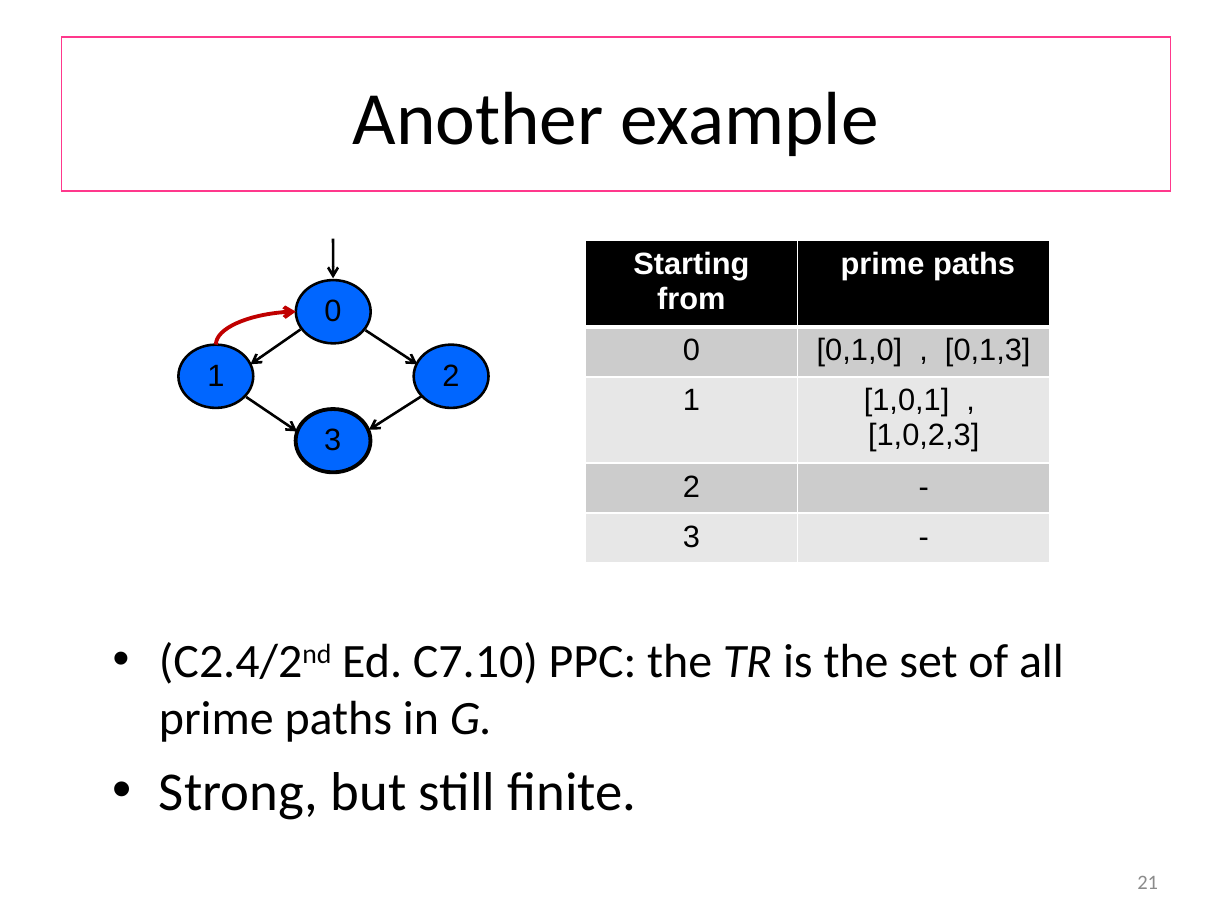
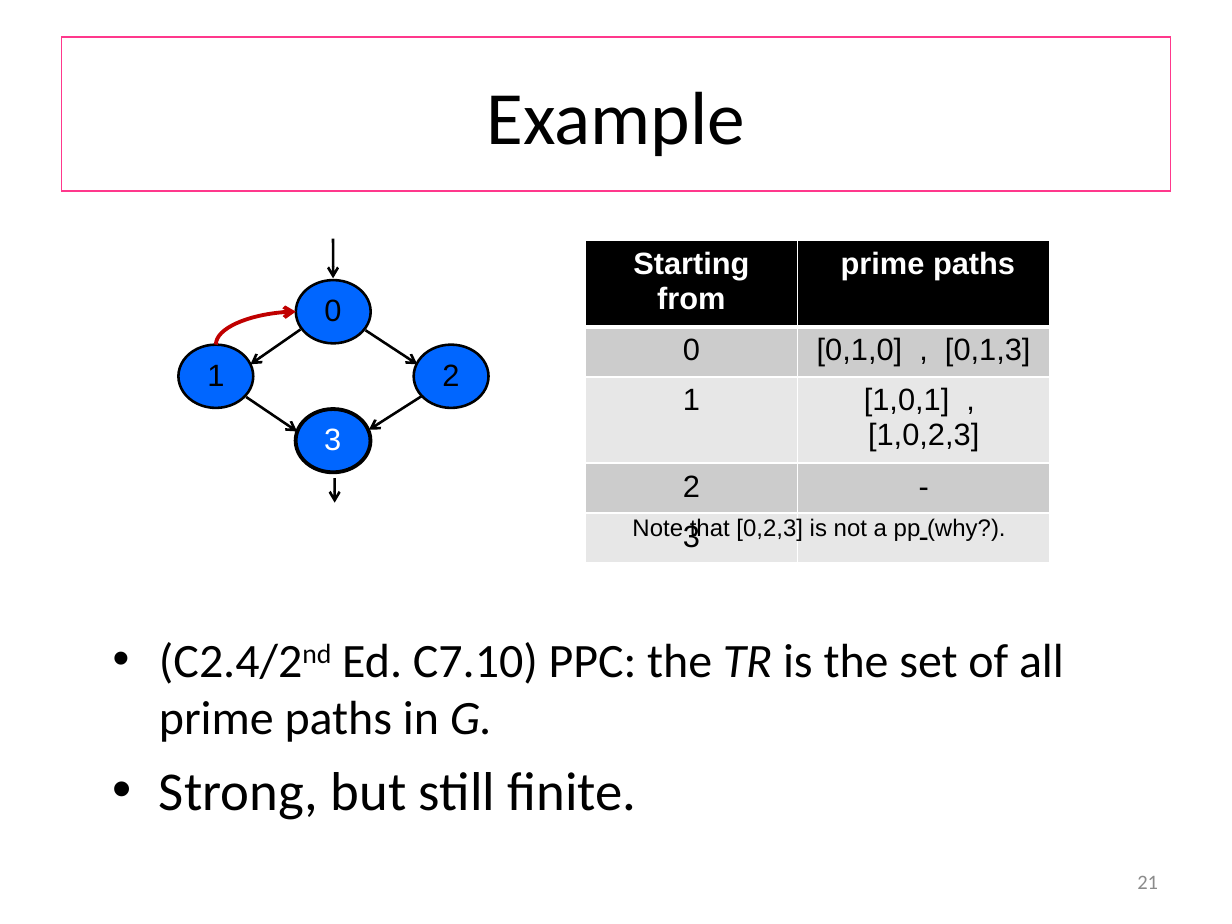
Before and after one commit to wooshrow/b3stv, a slide deck: slide 21 of slides/gbt.pptx. Drawn at 1232x924 pixels with LibreOffice and Linux fonts; fonts in the diff are those of the drawing. Boxes give left, top, right and bottom in pixels: in the first picture for what was removed or moved away, otherwise in the second. Text is boxed around its words. In the diff, an @@ line names an element or a change of style, - is before the commit and + after.

```diff
--- a/slides/gbt.pptx
+++ b/slides/gbt.pptx
@@ title at (487,91,745,156): text changed @@
-Another example
+Example
@@ text "3" at (324,428,341,451): text colour #000000 to #FFFFFF @@
@@ arrow added from (335, 478) to (335, 503), #000000 1.5 pt @@
@@ text added at (632,518,1006,542), 14 pt, text #000000 @@
+Note that [0,2,3] is not a pp (why?).
```
Also in this commit, not shown: 10 other slides changed, 1 slide removed, 3 other files.
